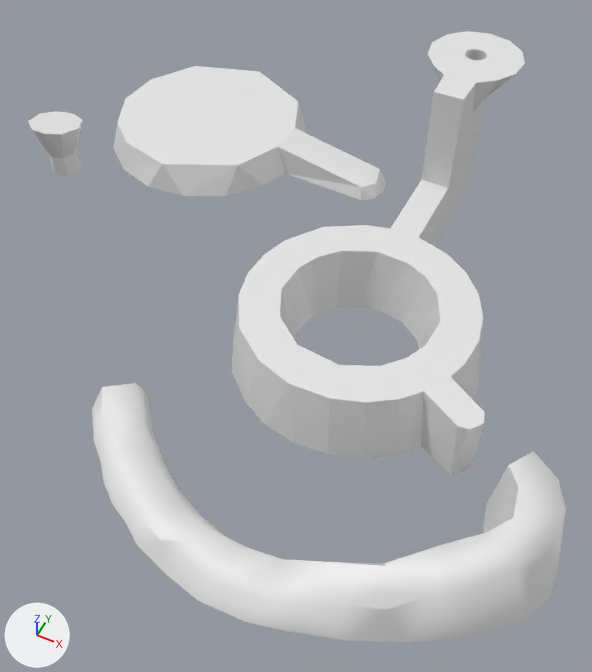
A saved change to the Blender file GodotProject/VisualAssets/Blender/Level3.blend.
Rendered twice from a 50 mm lens placed at (1.63, -4.42, 5.46), pointed at (-0.48, -0.2, 0.18). The axes (+X, +Y, +Z) are drawn at lower left. The lights are the same throughout.

In view in the first picture: 'Donut', 'ExitPlatform', 'MiniPlatform', 'Platform1', 'RockyUpCurve'.
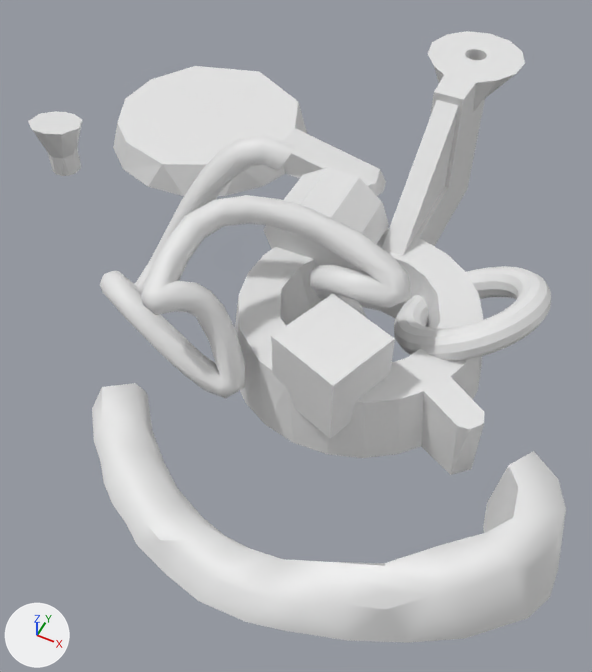
Pixel boxes [x1, y1, x2, y2] of what changed, in the pictures (592 x 672 px):
'Junk4', added
    after: [100, 135, 411, 398]
'Junk5', added
    after: [271, 294, 395, 439]
'Junk3', added
    after: [394, 266, 551, 361]
'Junk2', added
    after: [264, 167, 389, 271]
'Junk1', added
    after: [382, 100, 459, 256]

Diff of the bpy script that builds the scene:
```diff
--- a/GodotProject/VisualAssets/Blender/Level3.blend.py
+++ b/GodotProject/VisualAssets/Blender/Level3.blend.py
@@ mat_red @@
+mat_red = principled_material('Red')
+mat_red.base_color = (0.8, 0.8, 0.8)  # white #e7e7e7
@@ mat_blue @@
+mat_blue = principled_material('Blue')
+mat_blue.base_color = (0.8, 0.8, 0.8)  # white #e7e7e7
@@ me_beziercurve_001 @@
+me_beziercurve_001.from_pydata(...)  # 732 vertices, 720 faces; spans x -1.98..0.48, y -1.27..0.27, z -0.11..1.87
+me_beziercurve_001.polygons.foreach_set('use_smooth', [True] * 720)
+me_beziercurve_001.materials.append(mat_red)  # white #e7e7e7
@@ me_cube_001 @@
+me_cube_001.from_pydata([(-0.31, -0.946, 0.38), (-0.31, -0.946, 1.013), (-0.093, -0.351, 0.38), (-0.093, -0.351, 1.013), (0.285, -1.162, 0.38), (0.285, -1.162, 1.013), (0.502, -0.568, 0.38), (0.502, -0.568, 1.013)], [], [(0, 1, 3, 2), (2, 3, 7, 6), (6, 7, 5, 4), (4, 5, 1, 0), (2, 6, 4, 0), (7, 3, 1, 5)])
+me_cube_001.materials.append(mat_blue)  # white #e7e7e7
@@ me_torus @@
+me_torus.from_pydata(...)  # 576 vertices, 576 faces; spans x 0.242..1.416, y -0.258..1.02, z 0.157..0.953
+me_torus.materials.append(mat_blue)  # white #e7e7e7
@@ me_cylinder @@
+me_cylinder.from_pydata(...)  # 20 vertices, 12 faces; spans x -1.068..-0.12, y 0.313..0.926, z 0.363..1.129
+me_cylinder.materials.append(mat_red)  # white #e7e7e7
@@ me_cube @@
+me_cube.from_pydata([(-0.1, 0.7, 0.6), (-0.1, 1.8, 0.6), (-0.1, 1.8, 1.5), (0.1, 0.7, 0.6), (0.1, 1.8, 0.6), (0.1, 1.8, 1.5)], [], [(0, 2, 1), (1, 2, 5, 4), (4, 5, 3), (1, 4, 3, 0), (5, 2, 0, 3)])
+me_cube.materials.append(mat_blue)  # white #e7e7e7
@@ ob_junk4 @@
+ob_junk4 = bpy.data.objects.new('Junk4', me_beziercurve_001)
+ob_junk4.location = (0.0, 0.0, 0.0)
+_m = ob_junk4.modifiers.new('Decimate', 'DECIMATE')
+_m.ratio = 0.5
@@ ob_junk5 @@
+ob_junk5 = bpy.data.objects.new('Junk5', me_cube_001)
+ob_junk5.location = (0.0, 0.0, 0.0)
@@ ob_junk3 @@
+ob_junk3 = bpy.data.objects.new('Junk3', me_torus)
+ob_junk3.location = (0.0, 0.0, 0.0)
@@ ob_junk2 @@
+ob_junk2 = bpy.data.objects.new('Junk2', me_cylinder)
+ob_junk2.location = (0.0, 0.0, 0.0)
@@ ob_junk1 @@
+ob_junk1 = bpy.data.objects.new('Junk1', me_cube)
+ob_junk1.location = (0.0, 0.0, 0.0)
```
